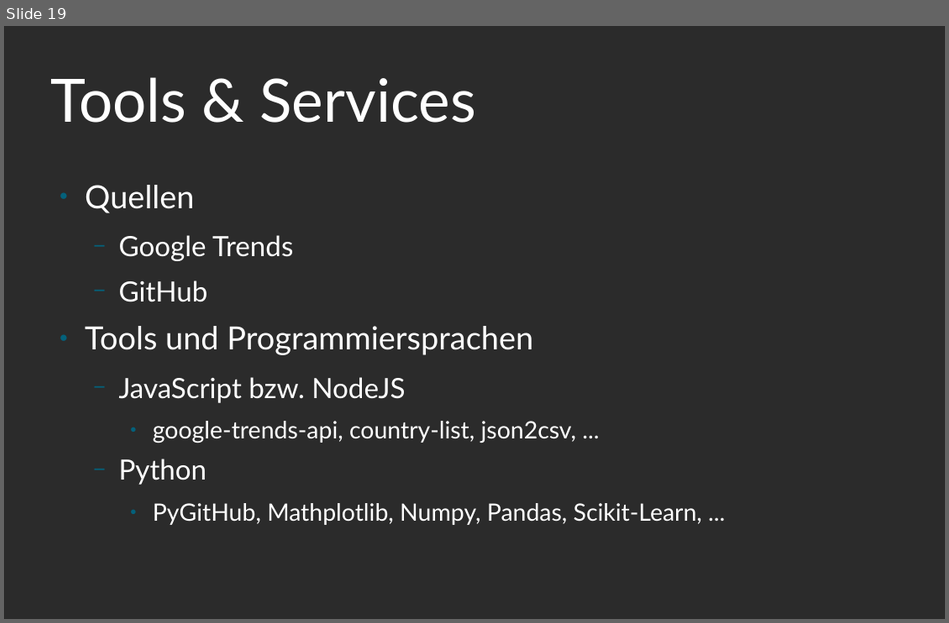
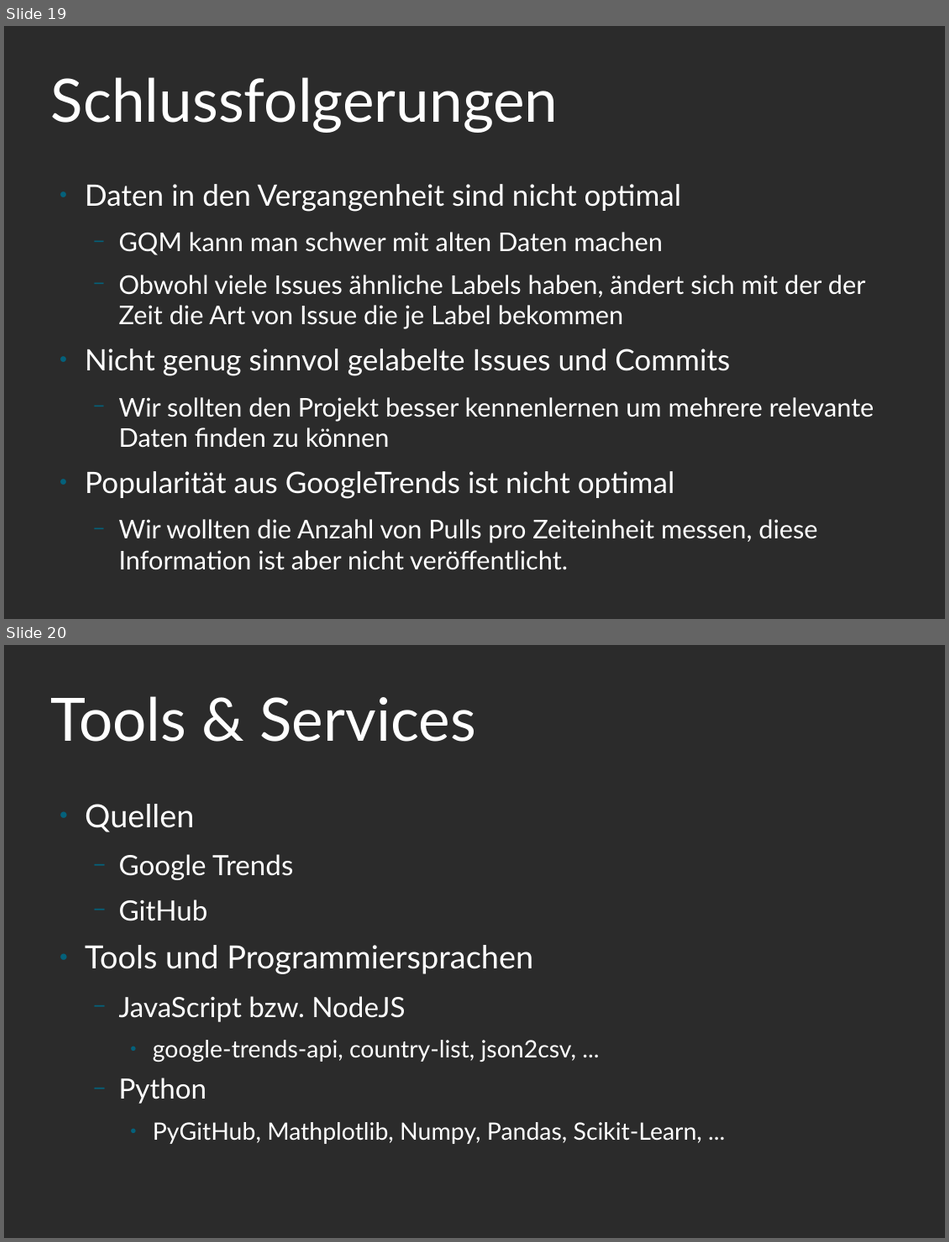
Before and after one commit to BoyanH/SoftwareProcesses17-18, a slide deck: Homework10/results_presentation.odp. Shown one above the other, each under a label of ours: slide 19 before the commit, slides 19 and 20 after it. The pictures are 949x623 and 949x1242 pixels, drawn with LibreOffice and Linux fonts; fonts in the diff are those of the drawing; background and template pictures are left out; a plain dark background stands for a picture behind light text. Boxes give left, top, right and bottom in pixels: in the first picture for what was removed or moved away, otherwise in the second. Text is boxed around its words. In the diff, an @@ line names an element or a change of style, - is before the commit and + after.

Commit message:
added extra evaluation slide

```diff
--- a/Homework10/results_presentation.odp
+++ b/Homework10/results_presentation.odp
@@ slide 19 added at box(4, 26, 945, 619), background picture (left out) @@
@@ title added at box(51, 77, 558, 133), 60 pt, text #FFFFFF @@
+Schlussfolgerungen
@@ text added at box(85, 184, 874, 543), 25.9 pt, text #FFFFFF @@
+● Daten in den Vergangenheit sind nicht optimal
+  − GQM kann man schwer mit alten Daten machen
+  − Obwohl viele Issues ähnliche Labels haben, ändert sich mit der der Zeit die Art von Issue die je Label bekommen
+● Nicht genug sinnvol gelabelte Issues und Commits
+  − Wir sollten den Projekt besser kennenlernen um mehrere relevante Daten finden zu können
+● Popularität aus GoogleTrends ist nicht optimal
+  − Wir wollten die Anzahl von Pulls pro Zeiteinheit messen, diese Information ist aber nicht veröffentlicht.
@@ what was slide 19 is now slide 20 @@
```
